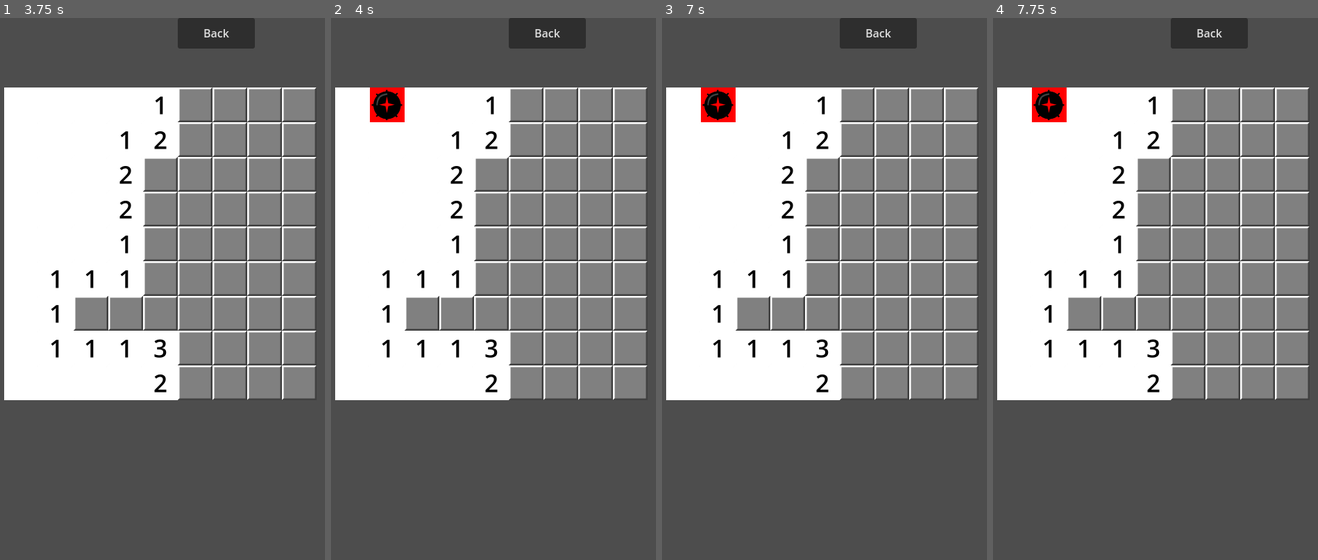
Above: before the commit, frames 1-4 (left to right).
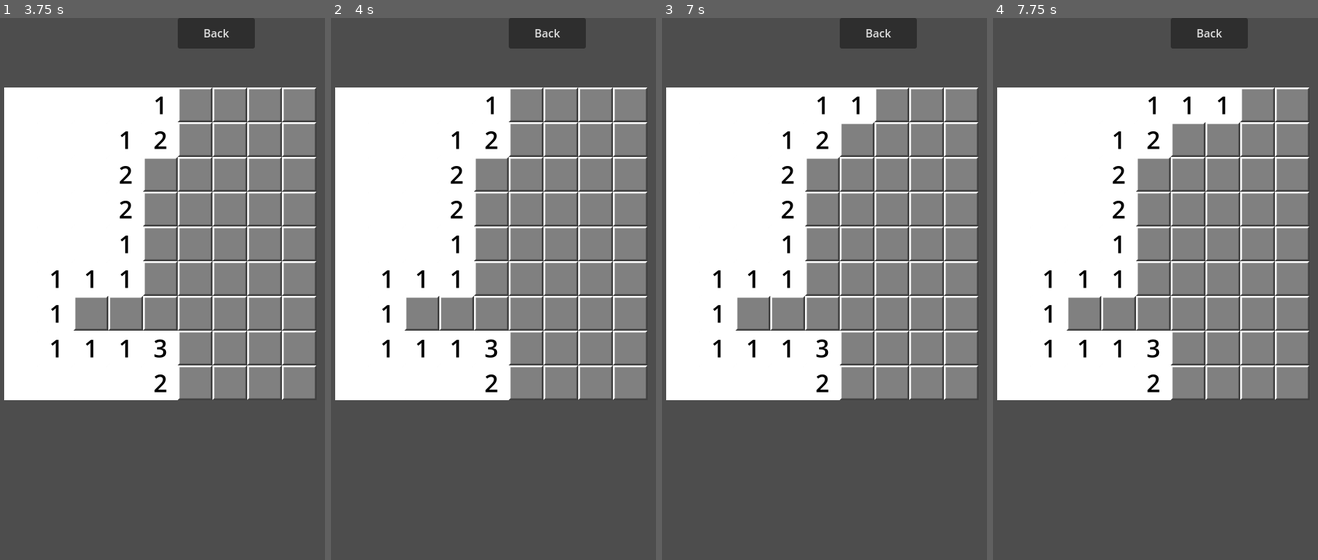
Above: after the commit, the same moments.

Repository: Jean-JacquesValmont/DemineurMultijoueur
Game: Godot game, scene res://Scene/Menu.tscn
The game is run twice, just before and just after one commit, with the same random seed, the same clock (stepped at 60 frames per second) and the same inputs.
Inputs (mouse positions are in pixels of both pictures, inside the frame that each line leads up to):
- Up to frame 1 (3.75 s): click "Jouer" at 0.5 s; click "Back" at 1.25 s; click "Jouer" at 2 s; tap Enter at 2.75 s; move the mouse to (22, 104) at 2.77 s; click (22, 104) at 2.92 s; tap Space at 3.5 s; move the mouse to (55, 104) at 3.52 s; click (55, 104) at 3.67 s
- Up to frame 2 (4 s): no input
- Up to frame 3 (7 s): tap Enter at 4.25, 5.75 s; move the mouse to (753, 104) at 4.27 s; click (753, 104) at 4.42 s; tap Space at 5, 6.5 s; move the mouse to (788, 104) at 5.02 s; click (788, 104) at 5.17 s; move the mouse to (821, 104) at 5.77 s; click (821, 104) at 5.92 s; move the mouse to (857, 104) at 6.52 s; click (857, 104) at 6.67 s
- Up to frame 4 (7.75 s): move the mouse to (1223, 104) at 7.27 s; click (1223, 104) at 7.42 s

Frame 1 is identical in both runs. In frame 2, 0.7% of the frame differs, in the area x 11-23%, y 12-20%; in frame 3, 1.3%; in frame 4, 1.9%, in the area x 11-77%, y 12-20%.

Commit message:
Updated checkWin is functionnal.

Diff:
--- a/Scene/Game.tscn
+++ b/Scene/Game.tscn
@@ -17,4 +17,10 @@
 size_flags_horizontal = 4
 text = "Back"
 
+[node name="WinText" type="Label" parent="."]
+offset_left = 291.0
+offset_top = 51.0
+offset_right = 522.0
+offset_bottom = 74.0
+
 [connection signal="pressed" from="ButtonBack" to="." method="_on_button_pressed"]
--- a/Script/Game.gd
+++ b/Script/Game.gd
@@ -13,6 +13,11 @@
 		createBoardArray(GlobalVariable.line,GlobalVariable.column)
 		createGameBoard()
 		BoardCreated = true
+
+	if GlobalVariable.winGame == true:
+		get_node("WinText").text = "Game win!"
+	elif GlobalVariable.bombExplosed == true:
+		get_node("WinText").text = "Game over!"
 
 func createGameBoard():
 	for i in range(0,GlobalVariable.line):
--- a/Script/Square.gd
+++ b/Script/Square.gd
@@ -13,6 +13,7 @@
 func _process(delta):
 	if hasClicked == true:
 		searchSquareEmpty()
+		checkWinGame()
 		hasClicked = false
 
 func _on_area_2d_input_event(viewport, event, shape_idx):
@@ -24,11 +25,14 @@
 					placeBombs(GlobalVariable.bomb)
 					hasClicked = true
 					GlobalVariable.firstSquareClicked = true
-				else:
-					if GlobalVariable.boardGame[i][j] == null:
+				elif GlobalVariable.firstSquareClicked == true:
+					if GlobalVariable.boardGame[i][j] == "reveal":
+						return
+					elif GlobalVariable.boardGame[i][j] == "hidden":
 						get_node("SquareEmpty").visible = true
+						GlobalVariable.boardGame[i][j] = "reveal"
 						hasClicked = true
-					else:
+					elif GlobalVariable.boardGame[i][j] == "bomb":
 						get_node("SquareWithBomb").visible = true
 						GlobalVariable.bombExplosed = true
 
@@ -108,5 +112,13 @@
 					child.get_node("NumberOfBombAround").visible = true
 					child.get_node("NumberOfBombAround").text = str(numberOfBombAround)
 
-		#print("Nombre de carrés vides trouvés :", currentVisibleCount)
-	print("Board updated:", GlobalVariable.boardGame)
+	print("Board updated: ")
+	for f in range(0, GlobalVariable.column):
+		print("Line ", f ,  " : " , GlobalVariable.boardGame[f])
+
+func checkWinGame():
+	for f in range(0,GlobalVariable.line):
+			for ff in range(0,GlobalVariable.column):
+				if GlobalVariable.boardGame[f][ff] == "hidden":
+					return
+	GlobalVariable.winGame = true
